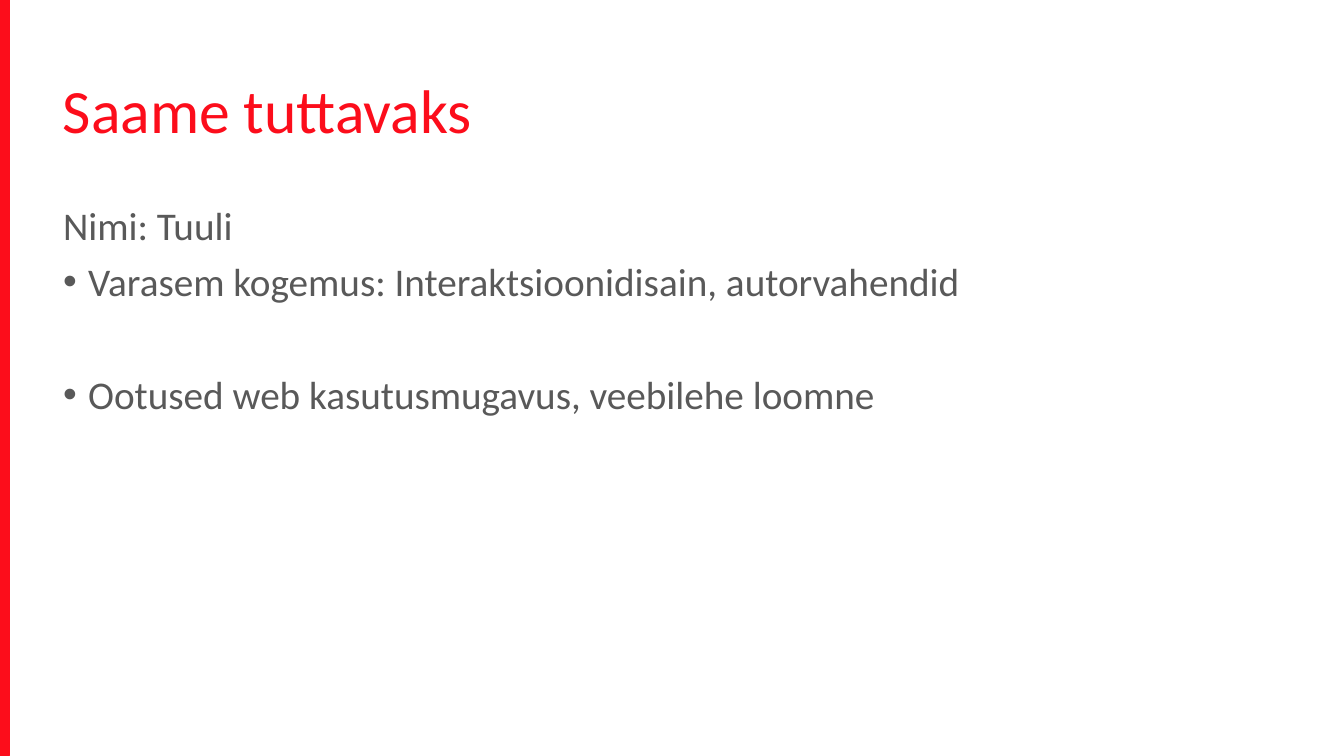
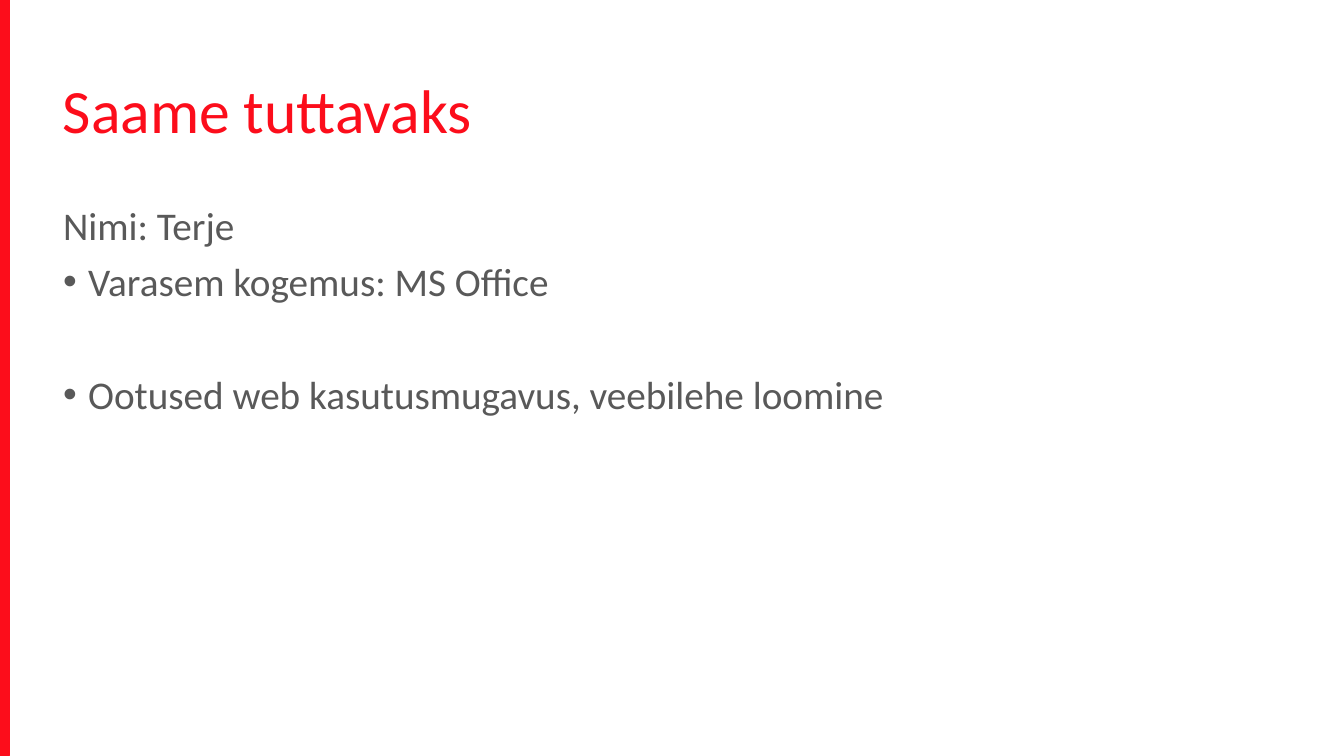
Before and after one commit to terjevolke/FrontEnd201704, a slide deck: slide 7 of Front_end_koolitus.pptx. Drawn at 1344x756 pixels with LibreOffice and Linux fonts; fonts in the diff are those of the drawing; background and template pictures are left out. Boxes give left, top, right and bottom in pixels: in the first picture for what was removed or moved away, otherwise in the second. Text is boxed around its words. In the diff, an @@ line names an element or a change of style, - is before the commit and + after.

Commit message:
parandatud

```diff
--- a/Front_end_koolitus.pptx
+++ b/Front_end_koolitus.pptx
@@ text at (63,213,884,416): text changed @@
-Nimi: Tuuli
-• Varasem kogemus: Interaktsioonidisain, autorvahendid
-• Ootused web kasutusmugavus, veebilehe loomne
+Nimi: Terje
+• Varasem kogemus: MS Office
+• Ootused web kasutusmugavus, veebilehe loomine
```
